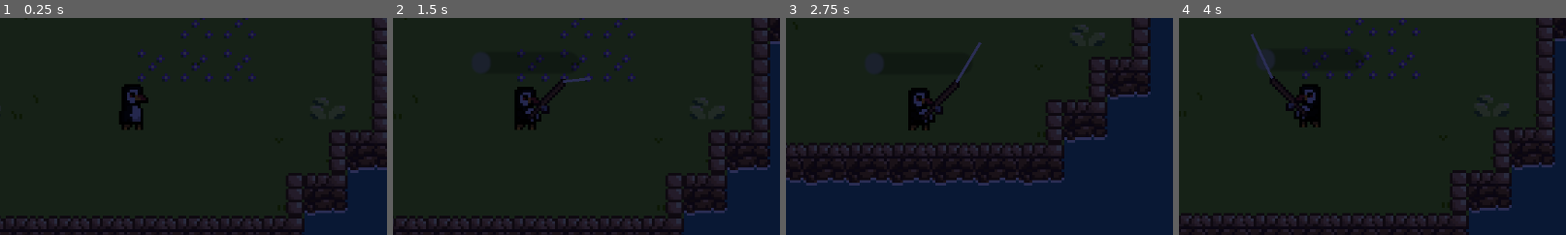
Above: before the commit, frames 1-4 (left to right).
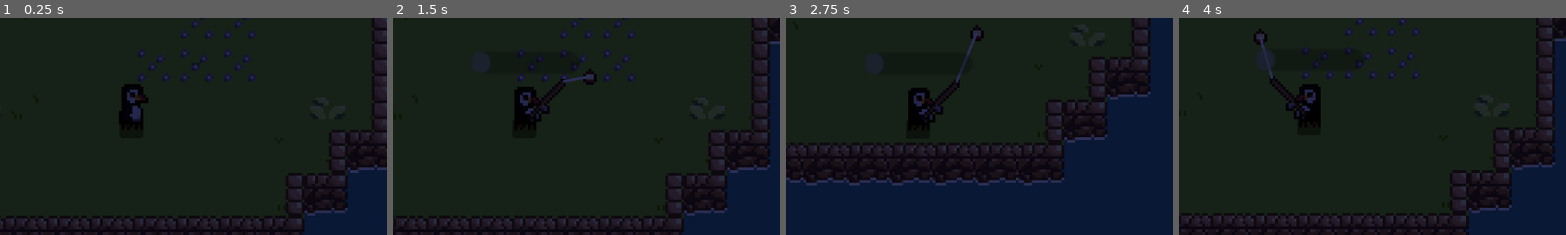
Above: after the commit, the same moments.

Repository: Dwelf/puffin-fisher
Game: Godot game, scene res://test.tscn
Two runs of this game, one before a commit and one after it. Both use one fixed random seed, a clock stepped at 60 frames per second and the inputs below. The engine's default icon, where the game draws it, is replaced by a stand-in: a white triangle on a blue panel in a dark square.
Inputs (mouse positions are % of the whole screen's width and height, from its top left):
- Up to frame 1 (0.25 s): no input
- Up to frame 2 (1.5 s): tap Enter at 0.5 s; move the mouse to (72, 45) at 0.52 s; hold D (right) 0.53-1.28 s; click (72, 45) at 0.6 s; move the mouse to (30, 55) at 1.27 s; hold S (down) from 1.28 s (still down); click (30, 55) at 1.35 s
- Up to frame 3 (2.75 s): move the mouse to (60, 28) at 2.02 s; release S (down) at 2.03 s; hold D (right) from 2.03 s (still down); click (60, 28) at 2.1 s
- Up to frame 4 (4 s): move the mouse to (45, 70) at 2.77 s; release D (right) at 2.78 s; hold W (up) 2.78-3.53 s; click (45, 70) at 2.85 s; move the mouse to (80, 65) at 3.52 s; hold A (left) from 3.53 s (still down); click (80, 65) at 3.6 s
The pictures show only the part of the screen within x 33-83%, y 24-74%; the shares and areas given below are measured in that part.

The runs differ from the first frame. In frame 1, less than 0.1% of the frame differs, in the area x 34-37%, y 46-48%; in frame 2, 0.2%; in frame 3, 0.4%, in the area x 35-52%, y 3-49%; in frame 4, 0.3%.

Commit message:
Random Stuff Added lol
idk

Diff:
--- a/Scenes/bobber.tscn
+++ b/Scenes/bobber.tscn
@@ -14,7 +14,6 @@
 script = ExtResource("1_ohths")
 
 [node name="Sprite2D" type="Sprite2D" parent="."]
-scale = Vector2(0.078125, 0.078125)
 texture = ExtResource("2_e6txy")
 
 [node name="CollisionboxForError" type="CollisionShape2D" parent="."]
@@ -25,6 +24,8 @@
 one_shot = true
 
 [node name="WaterCheck" type="Area2D" parent="."]
+collision_layer = 2
+collision_mask = 2
 
 [node name="CollisionShape2D" type="CollisionShape2D" parent="WaterCheck"]
 shape = SubResource("CircleShape2D_e822y")
--- a/Scenes/fishingUI.tscn
+++ b/Scenes/fishingUI.tscn
@@ -1,8 +1,9 @@
-[gd_scene load_steps=2 format=3 uid="uid://bftrx3cuhulnl"]
+[gd_scene load_steps=2 format=3 uid="uid://clmvgf6kfqrqg"]
 
 [ext_resource type="Script" path="res://Scripts/fishingUI.gd" id="1_8tkcl"]
 
 [node name="Power" type="ProgressBar"]
+z_index = 280
 offset_left = -20.0
 offset_top = -4.0
 offset_right = 20.0
--- /dev/null
+++ b/Scenes/fishing_mini_game.tscn
@@ -0,0 +1,57 @@
+[gd_scene load_steps=7 format=3 uid="uid://cafq8osa6b6kl"]
+
+[ext_resource type="Texture2D" uid="uid://bs7mwjad38hd8" path="res://Assets/fishing minigame Field.png" id="2_t60pl"]
+[ext_resource type="Texture2D" uid="uid://cuybkrapvps2v" path="res://Assets/fishing minigame bobber.png" id="3_uj0ew"]
+
+[sub_resource type="GDScript" id="GDScript_okpuo"]
+script/source = "extends Node2D
+
+@onready var bobber = $Bobber
+
+var gravity = 5
+var force = 10
+
+func _physics_process(_delta):
+	if Input.is_action_pressed(\"up\"):
+		bobber.velocity[1] -= force
+
+	bobber.velocity[1] += gravity
+
+	bobber.move_and_slide()
+"
+
+[sub_resource type="RectangleShape2D" id="RectangleShape2D_hcy72"]
+size = Vector2(12, 3)
+
+[sub_resource type="RectangleShape2D" id="RectangleShape2D_a7vqd"]
+size = Vector2(12, 3)
+
+[sub_resource type="RectangleShape2D" id="RectangleShape2D_viacu"]
+size = Vector2(8, 16)
+
+[node name="Fishing Game" type="Node2D"]
+script = SubResource("GDScript_okpuo")
+
+[node name="Border" type="StaticBody2D" parent="."]
+
+[node name="Sprite2D" type="Sprite2D" parent="Border"]
+texture = ExtResource("2_t60pl")
+
+[node name="Floor" type="CollisionShape2D" parent="Border"]
+position = Vector2(0, 21.5)
+shape = SubResource("RectangleShape2D_hcy72")
+
+[node name="Ceiling" type="CollisionShape2D" parent="Border"]
+position = Vector2(0, -21.5)
+shape = SubResource("RectangleShape2D_a7vqd")
+
+[node name="Bobber" type="CharacterBody2D" parent="."]
+
+[node name="Sprite2D" type="Sprite2D" parent="Bobber"]
+texture = ExtResource("3_uj0ew")
+
+[node name="CollisionShape2D" type="CollisionShape2D" parent="Bobber"]
+shape = SubResource("RectangleShape2D_viacu")
+
+[node name="Camera2D" type="Camera2D" parent="."]
+zoom = Vector2(5, 5)
--- a/Scenes/minigame.tscn
+++ b/Scenes/minigame.tscn
@@ -1,8 +1,9 @@
-[gd_scene load_steps=8 format=3 uid="uid://dgqh4an8tc5tj"]
+[gd_scene load_steps=9 format=3 uid="uid://du45t574cwbrx"]
 
 [ext_resource type="Script" path="res://Scripts/minigame.gd" id="1_a05ug"]
-[ext_resource type="Texture2D" uid="uid://bgjaticqcctia" path="res://icon.svg" id="2_55r28"]
-[ext_resource type="Texture2D" uid="uid://cxe3f6ejoix7w" path="res://Assets/fish1.png" id="3_uru0g"]
+[ext_resource type="Texture2D" uid="uid://bs7mwjad38hd8" path="res://Assets/fishing minigame Field.png" id="2_hspvh"]
+[ext_resource type="Texture2D" uid="uid://cuybkrapvps2v" path="res://Assets/fishing minigame bobber.png" id="3_fgsku"]
+[ext_resource type="Texture2D" uid="uid://d0n1w6acpmdxs" path="res://Assets/fish1.png" id="3_uru0g"]
 
 [sub_resource type="RectangleShape2D" id="RectangleShape2D_acru3"]
 size = Vector2(9, 265)
@@ -17,17 +18,23 @@
 [node name="Control" type="Control"]
 layout_mode = 3
 anchors_preset = 0
-offset_right = 40.0
-offset_bottom = 40.0
+offset_left = 25.0
+offset_top = 146.0
+offset_right = 61.0
+offset_bottom = 181.0
 script = ExtResource("1_a05ug")
 
 [node name="FishBar" type="StaticBody2D" parent="."]
 
-[node name="Sprite2D" type="Sprite2D" parent="FishBar"]
-modulate = Color(0, 0, 0, 1)
+[node name="Sprite2D" type="TextureRect" parent="FishBar"]
+modulate = Color(0, 0, 0, 0.705882)
+offset_left = -15.0
+offset_top = 126.0
+offset_right = 308.0
+offset_bottom = 301.0
 rotation = -1.5708
-scale = Vector2(1.96875, 0.21875)
-texture = ExtResource("2_55r28")
+scale = Vector2(0.781003, 0.177048)
+texture = ExtResource("2_hspvh")
 
 [node name="CollisionShape2D" type="CollisionShape2D" parent="FishBar"]
 position = Vector2(-17.5, -5.5)
@@ -60,9 +67,9 @@
 gravity_scale = 0.4
 
 [node name="Sprite2D" type="Sprite2D" parent="ReelBar"]
-position = Vector2(0.500001, -0.5)
-scale = Vector2(0.210938, 0.164063)
-texture = ExtResource("2_55r28")
+position = Vector2(-1.43051e-06, -4.76837e-07)
+scale = Vector2(2.5, 1.25)
+texture = ExtResource("3_fgsku")
 
 [node name="CollisionShape2D" type="CollisionShape2D" parent="ReelBar"]
 shape = SubResource("RectangleShape2D_m6pcb")
--- a/Scenes/player.tscn
+++ b/Scenes/player.tscn
@@ -1,9 +1,10 @@
-[gd_scene load_steps=19 format=3 uid="uid://d21f4g8oo560p"]
+[gd_scene load_steps=20 format=3 uid="uid://d21f4g8oo560p"]
 
 [ext_resource type="Script" path="res://Scripts/player.gd" id="1_1o5iq"]
 [ext_resource type="Texture2D" uid="uid://dys87gulg1rjp" path="res://Assets/main_char.png" id="1_gv5sn"]
+[ext_resource type="Texture2D" uid="uid://bgjaticqcctia" path="res://icon.svg" id="2_m1m8i"]
 [ext_resource type="Texture2D" uid="uid://cdcpfgm42gkat" path="res://Assets/fishing_pole_no_line.png" id="3_arbx7"]
-[ext_resource type="PackedScene" uid="uid://bftrx3cuhulnl" path="res://Scenes/fishingUI.tscn" id="3_kafbe"]
+[ext_resource type="PackedScene" uid="uid://clmvgf6kfqrqg" path="res://Scenes/fishingUI.tscn" id="3_kafbe"]
 
 [sub_resource type="Animation" id="Animation_bioic"]
 resource_name = "Idle"
@@ -113,6 +114,12 @@
 [node name="Player" type="CharacterBody2D"]
 script = ExtResource("1_1o5iq")
 
+[node name="Shadow" type="Sprite2D" parent="."]
+modulate = Color(0, 0, 0, 0.45098)
+position = Vector2(-0.375, -0.5)
+scale = Vector2(0.0683594, 0.0546875)
+texture = ExtResource("2_m1m8i")
+
 [node name="AnimationPlayer" type="AnimationPlayer" parent="."]
 libraries = {
 "": SubResource("AnimationLibrary_euten")
--- a/Scenes/still_water.tscn
+++ b/Scenes/still_water.tscn
@@ -17,14 +17,6 @@
 "speed": 5.0
 }]
 
-[sub_resource type="RectangleShape2D" id="RectangleShape2D_8slve"]
-size = Vector2(16, 16)
-
 [node name="Still Water" type="AnimatedSprite2D"]
 sprite_frames = SubResource("SpriteFrames_raq4p")
 autoplay = "default"
-
-[node name="StillWater" type="Area2D" parent="."]
-
-[node name="CollisionShape2D" type="CollisionShape2D" parent="StillWater"]
-shape = SubResource("RectangleShape2D_8slve")
--- a/Scenes/water.tscn
+++ b/Scenes/water.tscn
@@ -38,14 +38,6 @@
 "speed": 5.0
 }]
 
-[sub_resource type="RectangleShape2D" id="RectangleShape2D_3q6jk"]
-size = Vector2(16, 16)
-
 [node name="AnimatedSprite2D" type="AnimatedSprite2D"]
 sprite_frames = SubResource("SpriteFrames_nxdwr")
 autoplay = "default"
-
-[node name="Water" type="Area2D" parent="."]
-
-[node name="CollisionShape2D" type="CollisionShape2D" parent="Water"]
-shape = SubResource("RectangleShape2D_3q6jk")
--- /dev/null
+++ b/Scripts/WorldStats.gd
@@ -0,0 +1,6 @@
+extends Node
+
+
+var inventory = []
+var gold = 0
+var fish_sold = 0
--- a/Scripts/bobber.gd
+++ b/Scripts/bobber.gd
@@ -5,11 +5,18 @@
 
 var force
 var in_water = false
+var fish_caught = false
+var minigame_loaded = false
+
+var goal_number = randi_range(0, 1500)
+var guessed_number
+var instance
 
 
 # Throw the bobber based on input direction
 func throw(power, direction):
 	gravity_scale = 0.2
+
 	force = Vector2(direction[0]*power/1.5, direction[1]*power - 80)
 
 	if direction[0] == 0 and direction[1] != 0:
@@ -17,22 +24,37 @@
 			gravity_scale = 0.02
 		else:
 			gravity_scale = 0.1
-		force = Vector2(0, direction[1]*power)
+		force = Vector2(direction[0], direction[1]*power)
 	timer.start()
 	apply_central_impulse(force)
 
 # After 1 second freeze the bobber in place imitating it hitting water
 func _process(_delta):
 	if timer.is_stopped():
+		if fish_caught == false:
+			catching_fish()
+		elif minigame_loaded == false:
+			minigame_loaded = true
+			var scene = load("res://Scenes/minigame.tscn")
+			instance = scene.instantiate()
+			print('minigame loaded')
 		freeze = FREEZE_MODE_KINEMATIC
+
 
 
 # If area collides with water tile, bobber in water variable is set to true
 func _on_water_check_area_entered(area):
-	if area.name == "Water" or area.name == "StillWater":
+	if area.name == "Water" or area.name == "StillWater" or area.name == "Test Water":
 		in_water = true
 
 # if area exits water tile, bobber in water variable is set to false
 func _on_water_check_area_exited(area):
-	if area.name == "Water" or area.name == "StillWater":
+	if area.name == "Water" or area.name == "StillWater" or area.name == "Test Water":
 		in_water = false
+
+func catching_fish():
+	guessed_number = randi_range(0, 1500)
+
+	if guessed_number == goal_number or true:
+		print('fish on line')
+		fish_caught = true
--- a/Scripts/fishingUI.gd
+++ b/Scripts/fishingUI.gd
@@ -17,7 +17,6 @@
 	value = 0
 
 func _process(_delta):
-
 	if start:
 		value += increment
 		if value == max_value:
--- a/Scripts/minigame.gd
+++ b/Scripts/minigame.gd
@@ -29,8 +29,6 @@
 		escaped = true
 
 
-
-
 func _on_area_2d_body_entered(body):
 	capturing = true
 
--- a/Scripts/player.gd
+++ b/Scripts/player.gd
@@ -15,10 +15,12 @@
 var waiting = false
 var input_direction
 var instance
+var bobber_dir
+
+var captured_fish = []
 
 func _ready():
 	animated_sprite.play("Idle")
-
 
 
 func _physics_process(_delta):
@@ -28,7 +30,6 @@
 		Input.get_action_strength("right") - Input.get_action_strength("left"),
 		Input.get_action_strength("down") - Input.get_action_strength("up")
 	)
-
 
 	# CASTING LOGIC
 	if !released and Input.is_action_just_pressed("cast"):  #start cast power animation if not fishing yet and they pressed cast
@@ -58,14 +59,15 @@
 				instance.position = Vector2(+20,-20)
 
 			add_child(instance)
-			get_node("Bobber").throw(power,velocity/move_speed)
+			bobber_dir = (get_global_mouse_position() - global_position).normalized()
+			#get_node("Bobber").throw(power,velocity/move_speed)
+			get_node("Bobber").throw(power, bobber_dir)
 		else:  #else reset the power bar state
 			power_bar.visible = false
 			power_bar.reset_cast()
 
 
 	if instance in get_children():  #draw fishing line if the bobber is on screen
-
 		fishingLine.points = PackedVector2Array([ Vector2(instance.position[0]*animated_sprite.scale.x,instance.position[1]), Vector2(fishingPole.position[0]+5, fishingPole.position[1]-14)])
 
 
@@ -78,6 +80,8 @@
 				waiting = true
 			power_bar.visible = false
 			power_bar.reset_cast()
+
+
 
 
 
@@ -107,7 +111,6 @@
 
 # picks the animation state based on certain circumstances
 func pick_new_state():
-
 	castingPole.visible = false
 	fishingPole.visible = false
 	if !released and !casting:
--- a/test.tscn
+++ b/test.tscn
@@ -13,6 +13,8 @@
 [ext_resource type="Texture2D" uid="uid://dlynxo8mco0oe" path="res://Assets/foliage2.png" id="11_cx3eo"]
 [ext_resource type="Texture2D" uid="uid://dchlo3oedcfup" path="res://Assets/foliage3.png" id="12_c3t1g"]
 [ext_resource type="PackedScene" uid="uid://cmuaqoa0178gy" path="res://Scenes/rock.tscn" id="13_ow2u7"]
+[ext_resource type="AudioStream" uid="uid://ypgl8tmsxsu3" path="res://Assets/beach_song.ogg" id="14_vvoff"]
+[ext_resource type="Script" path="res://Scripts/WorldStats.gd" id="15_m8pho"]
 
 [sub_resource type="TileSetScenesCollectionSource" id="TileSetScenesCollectionSource_5dgyw"]
 scenes/1/scene = ExtResource("4_x5l8u")
@@ -306,3 +308,20 @@
 tile_set = SubResource("TileSet_q2emx")
 format = 2
 layer_0/tile_data = PackedInt32Array(393217, 0, 65536, 196616, 0, 65536, -196594, 0, 65536, -524280, 0, 65536, -655363, 0, 65536, -917498, 0, 65536, -524309, 0, 65536, 327658, 0, 65536, 327667, 0, 65536, 131057, 0, 65536, -131089, 0, 65536, 786419, 0, 65536)
+
+[node name="AudioStreamPlayer2D" type="AudioStreamPlayer2D" parent="."]
+stream = ExtResource("14_vvoff")
+autoplay = true
+
+[node name="waters" type="Node2D" parent="."]
+
+[node name="Test Water" type="Area2D" parent="waters"]
+collision_layer = 2
+collision_mask = 2
+
+[node name="CollisionPolygon2D" type="CollisionPolygon2D" parent="waters/Test Water"]
+polygon = PackedVector2Array(145, -36, 145, -64, 112, -64, 112, -112, 18, -113, 17, -96, 1, -96, 0, -80, -48, -81, -47, -114, -63, -114, -63, -132, -79, -132, -79, -176, -144, -176, -144, -129, -208, -129, -208, -65, -257, -65, -257, 16, -193, 16, -192, 81, -63, 80, -63, 47, 64, 47, 65, 31, 82, 31, 82, 15, 98, 16, 98, -32, 150, -32, 367, -30, 370, 212, -349, 204, -496, 203, -495, -116, -491, -268, -490, -365, 168, -365, 463, -369, 458, -40, 372, -31)
+
+[node name="WorldStats" type="Node" parent="."]
+unique_name_in_owner = true
+script = ExtResource("15_m8pho")
Not shown, added: Assets/beach_song.ogg.import
Binary file added: Assets/fishing minigame Field.png
Not shown, added: Assets/fishing minigame Field.png.import
Binary file added: Assets/fishing minigame bobber.png
Not shown, added: Assets/fishing minigame bobber.png.import
Not shown: 1 places in Scenes/still_water.tscn that only renumber resources
Not shown: 1 places in Scenes/water.tscn that only renumber resources
Not shown: 1 places in test.tscn that only renumber resources
Not shown, added: Assets/beach_song.ogg
